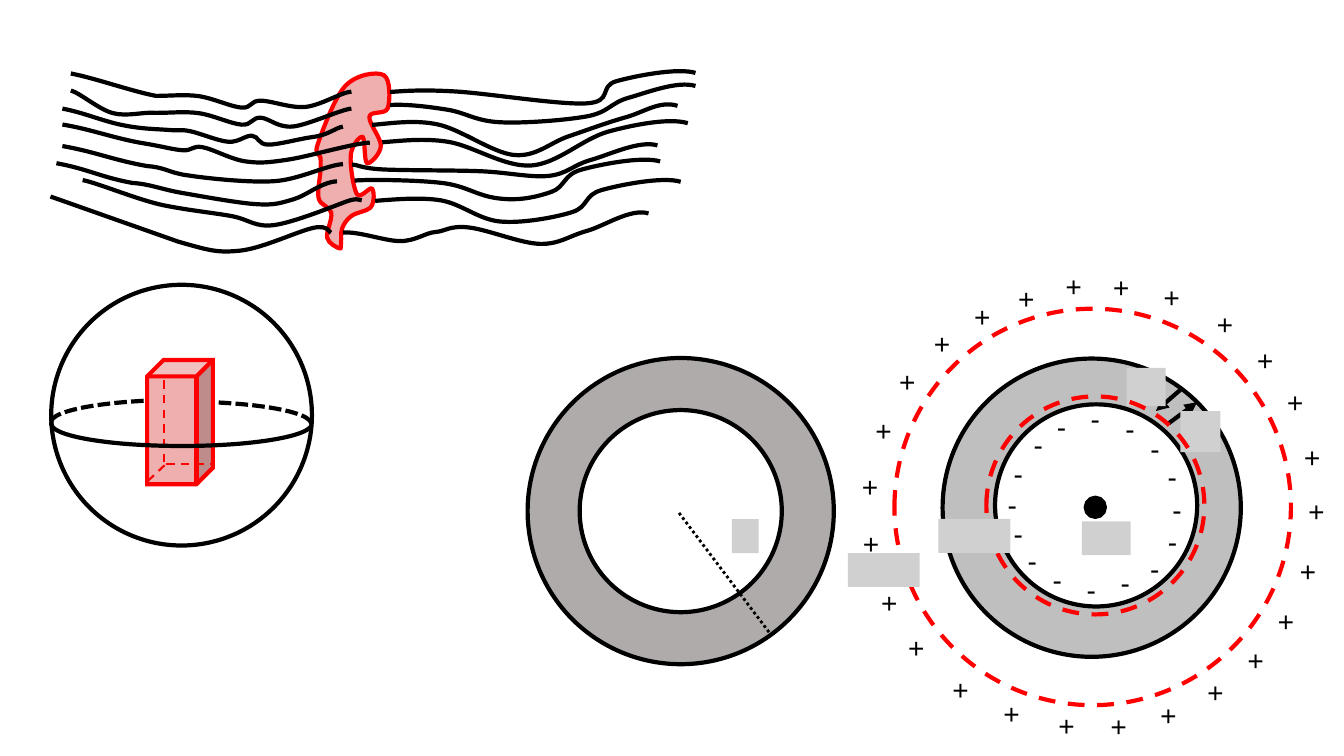
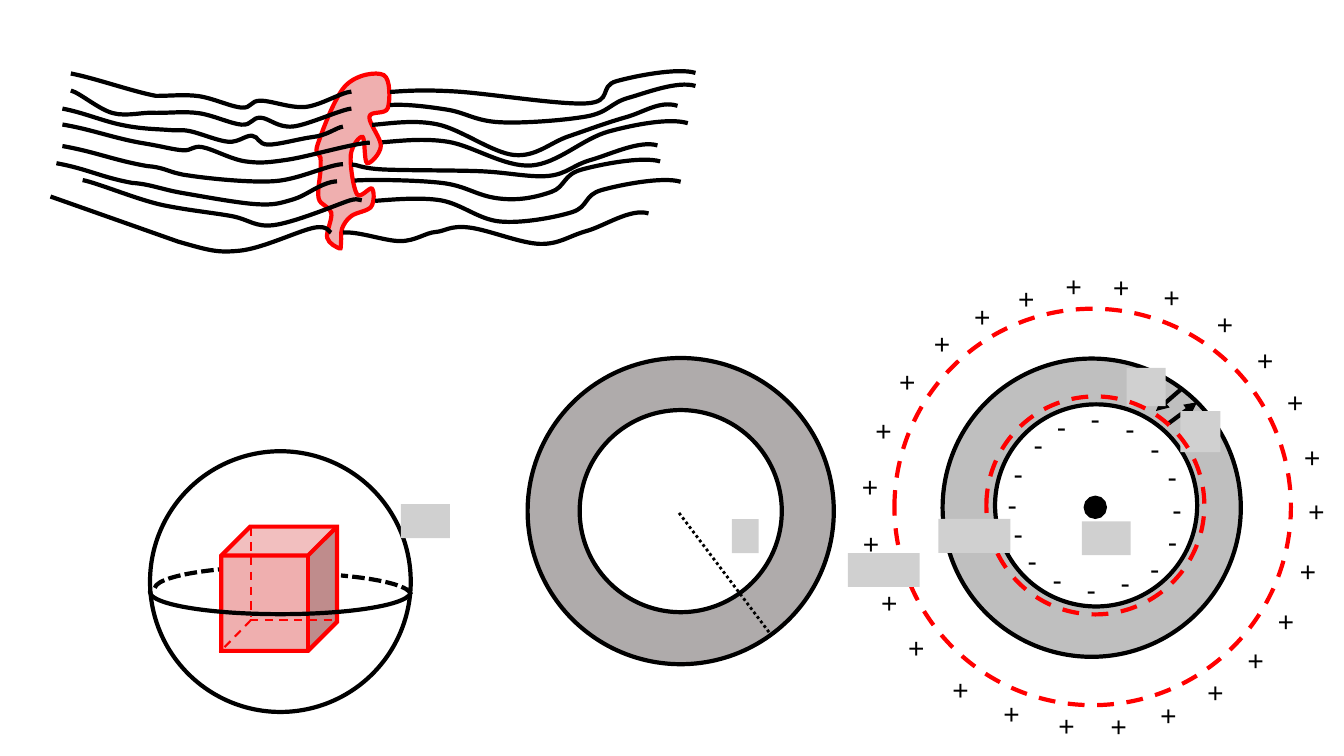
Before and after one commit to OSTP/PhysicsArtofModelling, a slide deck: slide 8 of tex/figures/Gauss/Figures.pptx. Drawn at 1344x756 pixels with LibreOffice and Linux fonts; fonts in the diff are those of the drawing; grey boxes stand for pictures. Boxes give left, top, right and bottom in pixels: in the first picture for what was removed or moved away, otherwise in the second. Text is boxed around its words. In the diff, an @@ line names an element or a change of style, - is before the commit and + after.

```diff
--- a/tex/figures/Gauss/Figures.pptx
+++ b/tex/figures/Gauss/Figures.pptx
@@ ellipse: place and size @@
-ellipse at [51,285,313,546]
+ellipse at [150,452,411,713]
@@ picture added at [401,504,451,538] @@
@@ cube: place and size @@
-cube at [147,360,213,484]
+cube at [222,526,338,650]
@@ line moved from (163, 463) - (163, 375) to (251, 527) - (251, 616) @@
@@ arc (boxed as its full ellipse): place and size @@
-arc (boxed as its full ellipse) at [51,400,313,445]
+arc (boxed as its full ellipse) at [155,567,416,611]
@@ arc (boxed as its full ellipse) at [155,567,416,611]: proportions changed @@
@@ arc (boxed as its full ellipse): place and size @@
-arc (boxed as its full ellipse) at [51,401,313,446]
+arc (boxed as its full ellipse) at [150,570,411,614]
@@ arc (boxed as its full ellipse): place and size @@
-arc (boxed as its full ellipse) at [50,401,312,446]
+arc (boxed as its full ellipse) at [150,573,411,617]
@@ arc (boxed as its full ellipse) at [150,573,411,617]: proportions changed @@
@@ line moved from (148, 481) - (166, 464) to (251, 620) - (220, 652) @@
@@ line moved from (166, 464) - (214, 464) to (250, 621) - (334, 621) @@
```
Also in this commit, not shown: 1 other slide changed, 2 slides added, 3 slides removed, 5 other files.
